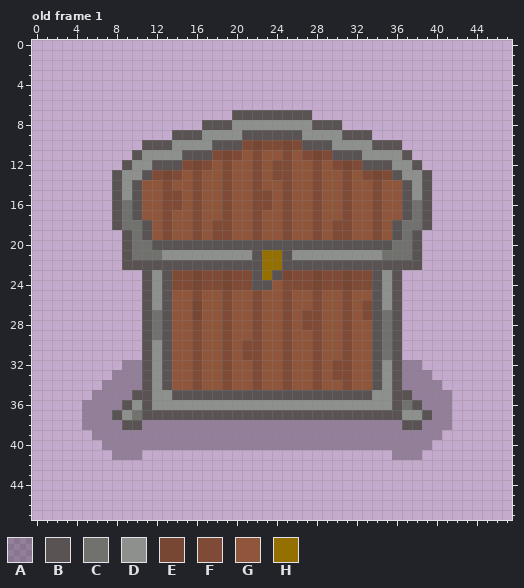
File history of a pixel-art file, map/chest_normal.aseprite. Above is the file before it was changed.
48x48 pixels, 1 frame. Colours within 5 levels of each other are drawn and written as one. Shown: old frame 1. The commit also changed other frames, which this record leaves out.
Visible layers, top first: "Layer 7", "Layer 6", "Line", "Shadow/Layer 4", "Shadow/Layer 5", "Shadow/Layer 3" opacity 40%, "Background/Layer 2", "Background/Layer 1", "Layer 8" opacity 25%.
Palette (. is transparent): A #00000040  B #595453  C #71726e  D #8d908d  E #774733  F #7f4b37  G #8f563b  H #947003
Pixels before, old frame 1, first column x 5:
 7 ...............BBBBBBBB..............
 8 ............BBBDDDDDDDDBBB...........
 9 .........BBBDDDDBBBBBBDDDDBBB........
10 ......BBBDDDDBBBFEFFEFBBBDDDDBBB.....
11 .....BDDDDBBBFEFGFGGFGFEFBBBDDDDB....
12 ....BDDBBBFEFGFGGFGFFGGFGFEFBBBDDB...
13 ...BDDBFEFGFGGFGGFGFFGGFGGFGFEFBDDB..
14 ...BDBGGFGGFGGFGGFGGFGGFGGFGGFGGBDB..
15 ...BDBGGFFGFGGFGGFFGFGGFGGFGGFGGBDB..
16 ...BCBGGFFGFGGFGGFFGFGGFGGFGGFGGBCB..
17 ...BCBGGFGGFGGFGGFGGFGGFGGFGGFGGBCB..
18 ...BCCBGFGGFGFFGGFGGFGGFGFFGGFGBCCB..
19 ....BCBGFGGFGFFGGFGGFGGFGFFGGFGBCB...
20 ....BCCBBBBBBBBBBBBBBBBBBBBBBBBCCB...
21 ....BCCCDDDDDDDDDBHHBDDDDDDDDDCCCB...
22 ....BBBBBBBBBBBBBBHHBBBBBBBBBBBBBB...
23 ......BDBFFEFFEFFBHBEFFEFFEFFBDB.....
24 ......BDBFFEFFEFFBBGFFFEFFEFFBDB.....
25 ......BDBGGFGGFGGFGGFGGFGGFGGBDB.....
26 ......BDBGGEGGFGGFGGFGGFGGFGFBDB.....
27 ......BCBGGEGGFGGFGGFGFFGGFGFBCB.....
28 ......BCBGGFGGFGGFGGFGFFGGFGGBCB.....
29 ......BCBGGFGGFGGFGGFGGFGGFGGBCB.....
30 ......BDBGGFGGFGFFGGFGGFGGFGGBCB.....
31 ......BDBGGFGGFGFFGGFGGFGGFGGBCB.....
32 ....AABDBGGFGGFGGFGGFGGFGFFGGBDBAA...
33 ...AAABDBGGFGGFGGFGGFGGFGFFGGBDBAAA..
34 ..AAAABDBGGFGGFGGFGGFGGFGGFGGBDBAAAA.
35 .AAAABBDDBBBBBBBBBBBBBBBBBBBBDDBBAAAA
36 AAAABDBDDDDDDDDDDDDDDDDDDDDDDDDBCBAAA
37 AAABDCBBBBBBBBBBBBBBBBBBBBBBBBBBDDBAA
38 AAAABBAAAAAAAAAAAAAAAAAAAAAAAAAABBAAA
39 .AAAAAAAAAAAAAAAAAAAAAAAAAAAAAAAAAAA.
40 ..AAAAAAAAAAAAAAAAAAAAAAAAAAAAAAAAA..
41 ...AAA.........................AAA...
Once edited:
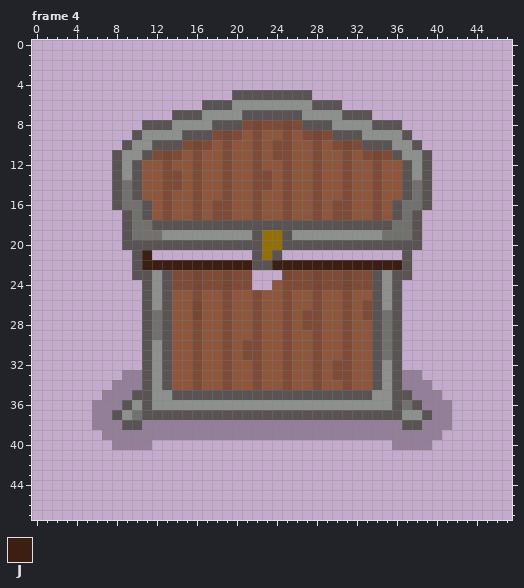
Colours new in this view: J #3c1f12
A new or re-ordered frame is compared with the old frame closest to it.
Diff:
frames 1 -> 9
layer "Layer 8" opacity 25% -> 100%
layer "Layer 10" added
layer "Layer 9" added
layer "Background/Layer 1" removed
layer "Background/Layer 2" removed
layer "Shadow/Layer 3" removed
layer "Shadow/Layer 5" removed
layer "Shadow/Layer 4" removed
layer "Line" removed
layer "Layer 6" removed
layer "Layer 7" removed
Frame 4 is new; against old frame 1:
y 5: x 20..27 ........ -> BBBBBBBB
y 6: x 17..30 .............. -> BBBDDDDDDDDBBB
y 7: x 14..20 ......B -> BBBDDDD; x 27..33 B...... -> DDDDBBB
y 8: x 11..17 ......B -> BBBDDDD; x 20..27 DDDDDDDD -> BFEFFEFB; x 30..36 B...... -> DDDDBBB
y 9: x 10..14 ....B -> BDDDD; x 17..30 DDDDBBBBBBDDDD -> BFEFGFGGFGFEFB; x 33..37 B.... -> DDDDB
y 10: x 9..11 ..B -> BDD; x 14..23 DDDDBBBFEF -> BFEFGFGGFG; x 25..33 EFBBBDDDD -> FGGFGFEFB; x 36..38 B.. -> DDB
y 11: x 8..20 ..BDDDDBBBFEF -> BDDBFEFGFGGFG; x 24 G -> F; x 27..39 FEFBBBDDDDB.. -> GFGGFGFEFBDDB
y 12: x 8..17 .BDDBBBFEF -> BDBGGFGGFG; x 24 F -> G; x 30..39 FEFBBBDDB. -> GFGGFGGBDB
y 13: x 10..13 DBFE -> BGGF; x 23..24 GF -> FG; x 33..37 FEFBD -> GFGGB
y 14: x 9 D -> C; x 14 G -> F; x 23 G -> F; x 38 D -> C
y 15: x 9 D -> C; x 14 F -> G; x 23 F -> G; x 38 D -> C
y 16: x 10..11 BG -> CB; x 14 F -> G; x 18 G -> F; x 23 F -> G; x 30 G -> F; x 36..37 GB -> BC
y 17: x 8..11 BCBG -> .BCB; x 18 G -> F; x 30 G -> F; x 36..39 GBCB -> BCB.
y 18: x 8..9 BC -> .B; x 11..36 BGFGGFGFFGGFGGFGGFGFFGGFGB -> CBBBBBBBBBBBBBBBBBBBBBBBBC; x 38..39 CB -> B.
y 19: x 11..36 BGFGGFGFFGGFGGFGGFGFFGGFGB -> CCDDDDDDDDDBHHBDDDDDDDDDCC
y 20: x 10..11 CC -> BB; x 23..24 BB -> HH; x 36..37 CC -> BB
y 21: x 9..21 BCCCDDDDDDDDD -> .BJ..........; x 24..38 HBDDDDDDDDDCCCB -> B............B.
y 22: x 9 B -> .; x 11..21 BBBBBBBBBBB -> JJJJJJJJJJJ; x 23..36 HHBBBBBBBBBBBB -> BJJJJJJJJJJJJJ; x 38 B -> .
y 23: x 10 . -> B; x 22..24 BHB -> ...; x 37 . -> B
y 24: x 22..23 BB -> ..
y 32: x 9..10 AA -> ..; x 37..38 AA -> ..
y 33: x 8 A -> .; x 39 A -> .
y 34: x 7 A -> .; x 40 A -> .
y 35: x 6 A -> .; x 41 A -> .
y 36..38: x 5 A -> .
y 39: x 6 A -> .
y 40: x 7 A -> .; x 12..35 AAAAAAAAAAAAAAAAAAAAAAAA -> ........................
y 41: x 8..10 AAA -> ...; x 36..38 AAA -> ...
